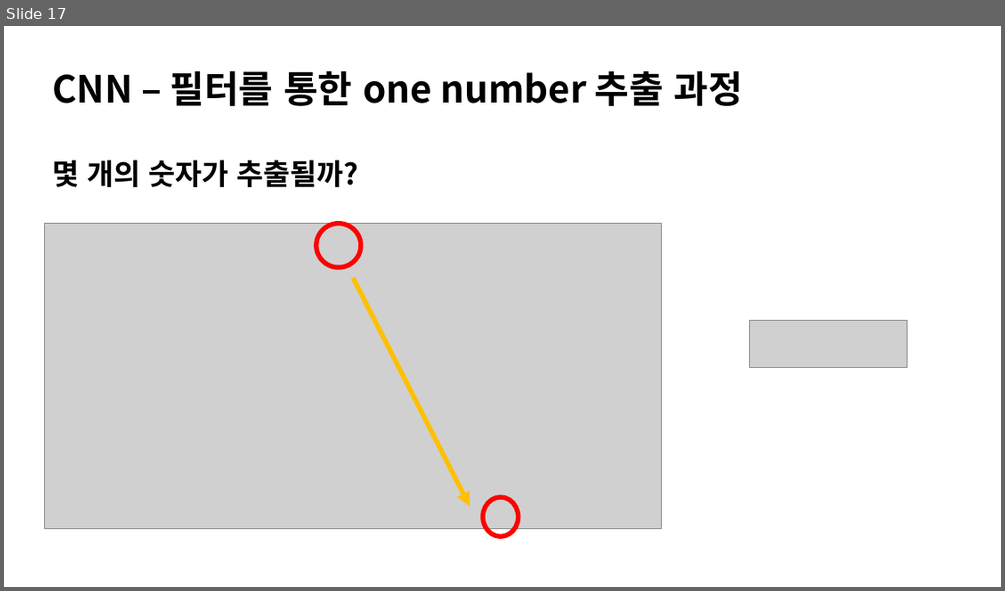
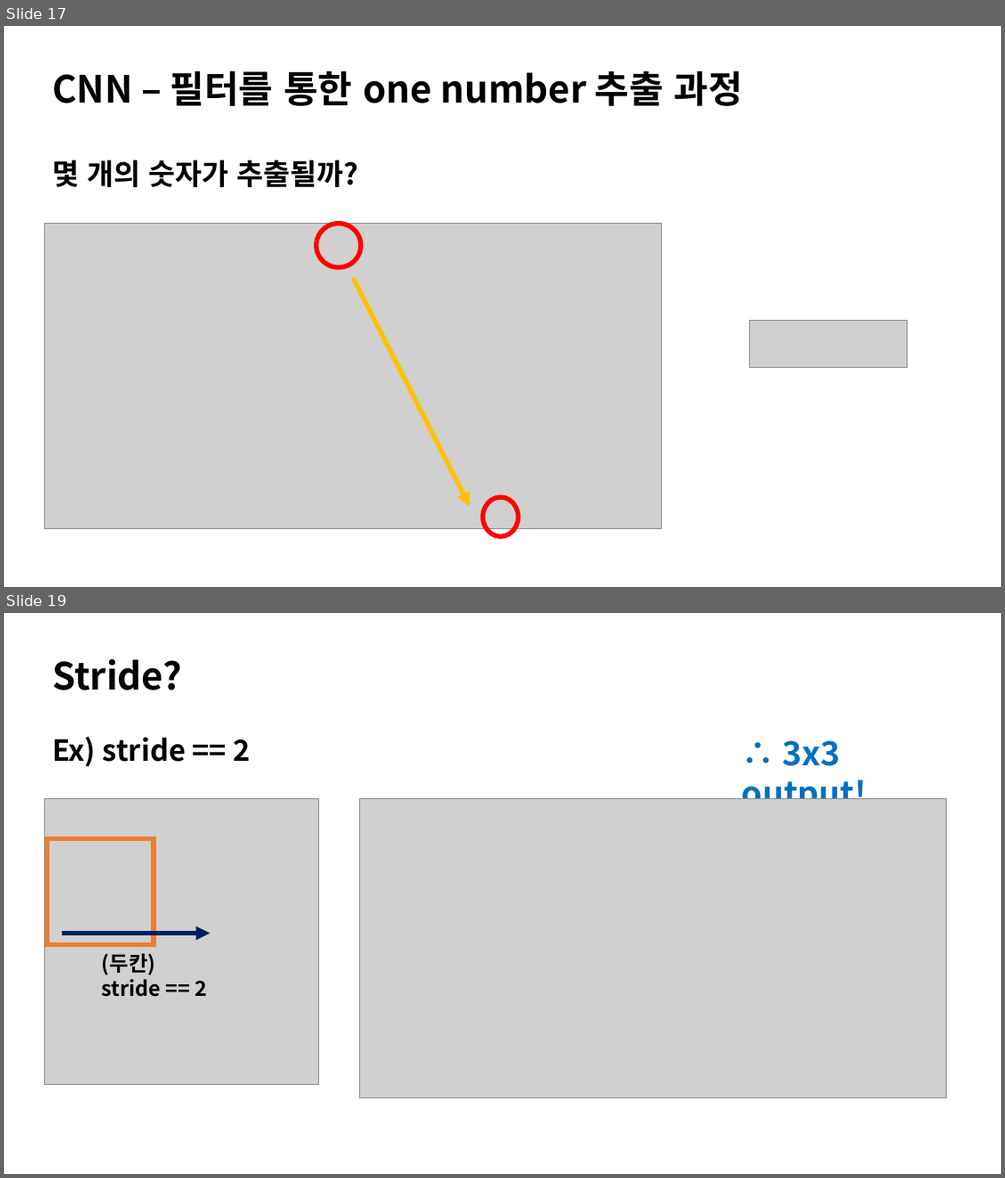
Before and after one commit to park-jiha/2022_1st_AI_practical_course, a slide deck: CNN_ppt.pptx. Shown one above the other, each under a label of ours: slide 17 before the commit, slides 17 and 19 after it; the slides between them are not shown. The pictures are 1005x591 and 1005x1178 pixels, drawn with LibreOffice and Linux fonts; fonts in the diff are those of the drawing; grey boxes stand for pictures. Boxes give left, top, right and bottom in pixels: in the first picture for what was removed or moved away, otherwise in the second. Text is boxed around its words. In the diff, an @@ line names an element or a change of style, - is before the commit and + after.

```diff
--- a/CNN_ppt.pptx
+++ b/CNN_ppt.pptx
@@ slide 19 added at (4,613,1001,1174), background #FFFFFF @@
@@ title added at (52,659,182,690), 36 pt, text #000000, bold @@
+Stride?
@@ text added at (52,737,250,767), 28 pt, text #000000, bold @@
+Ex) stride == 2
@@ text added at (742,740,866,799), 32 pt, text #0070C0, bold @@
+∴ 3x3 output!
@@ picture added at (45,798,320,1084) @@
@@ picture added at (359,798,947,1097) @@
@@ rectangle added at (48,839,154,945), outline #ED7D31 4.5 pt @@
@@ arrow added from (62, 933) to (210, 933), #002060 4.5 pt @@
@@ text added at (102,953,208,997), 20 pt, text #000000, bold @@
+(두칸)
+stride == 2
```
Also in this commit, not shown: 5 slides changed, 10 other slides added.
